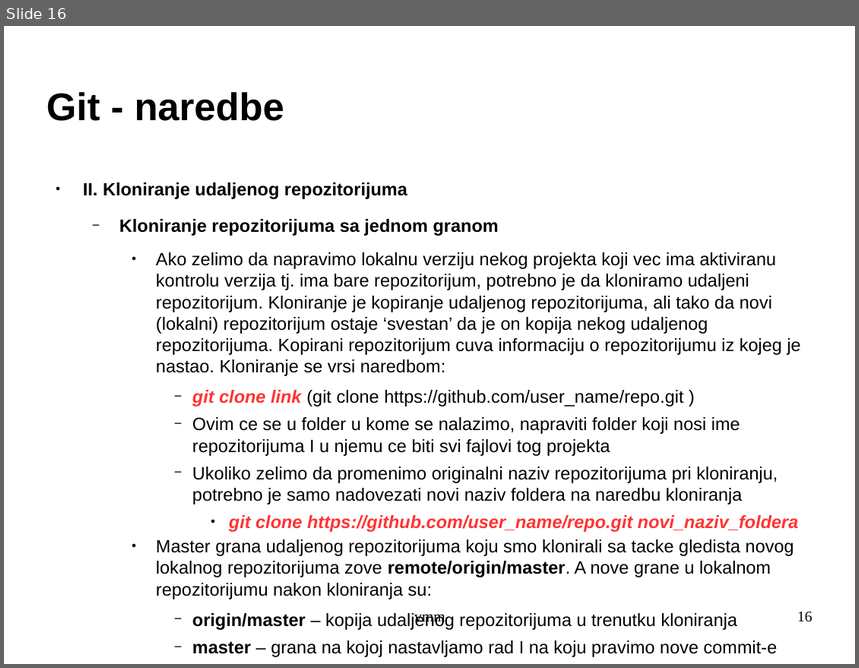
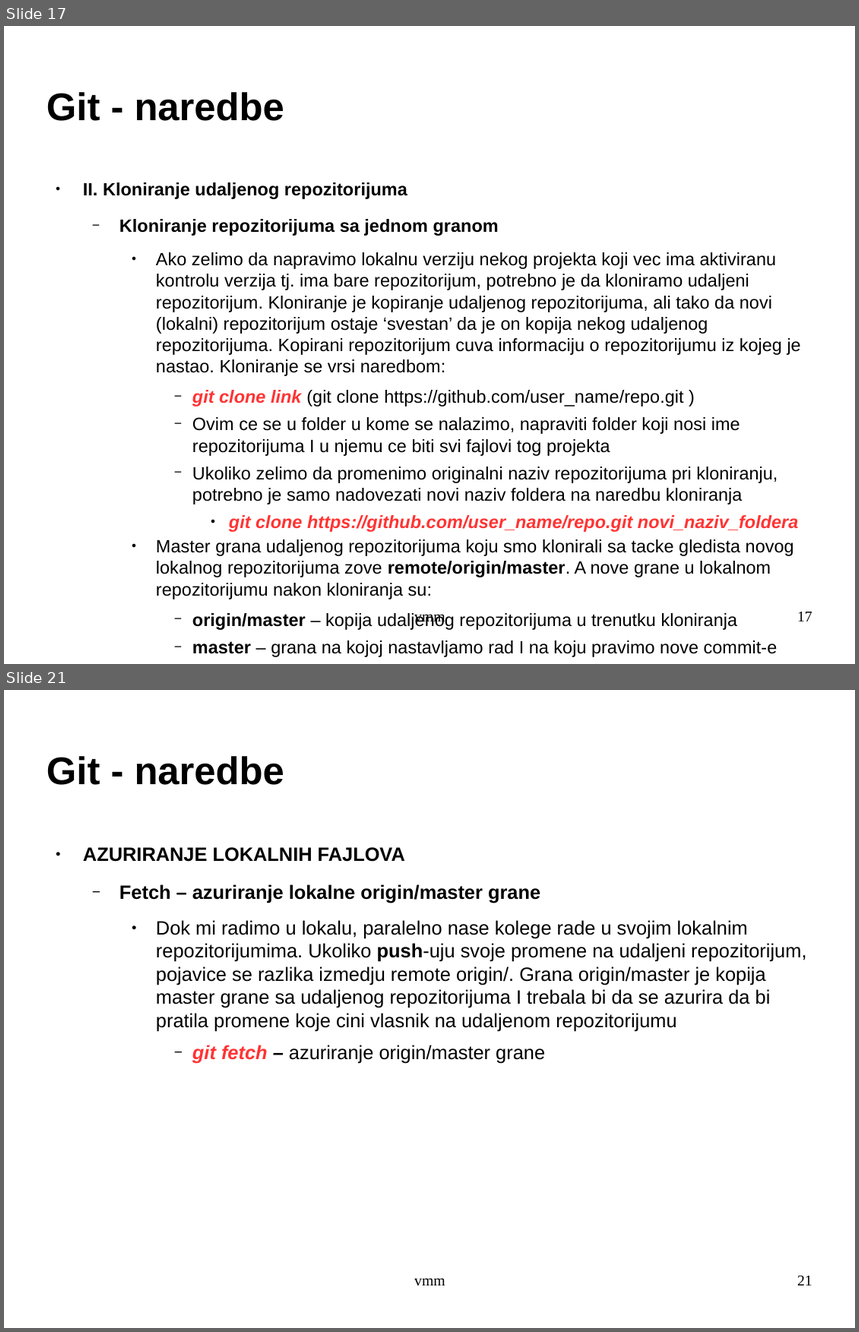
Before and after one commit to archpriestgnu/git_tut, a slide deck: git.odp. Shown one above the other, each under a label of ours: slide 16 before the commit, slides 17 and 21 after it; the slides between them are not shown. The pictures are 859x668 and 859x1332 pixels, drawn with LibreOffice and Linux fonts; fonts in the diff are those of the drawing; background and template pictures are left out. Boxes give left, top, right and bottom in pixels: in the first picture for what was removed or moved away, otherwise in the second. Text is boxed around its words. In the diff, an @@ line names an element or a change of style, - is before the commit and + after.

```diff
--- a/git.odp
+++ b/git.odp
@@ slide 21 added at (4, 690, 855, 1328), background picture (left out) @@
@@ title added at (47, 756, 284, 785), 36 pt, text #000000, bold @@
+Git - naredbe
@@ text added at (83, 847, 807, 1064), 18 pt, text #000000 @@
+● AZURIRANJE LOKALNIH FAJLOVA
+  − Fetch – azuriranje lokalne origin/master grane
+    ● Dok mi radimo u lokalu, paralelno nase kolege rade u svojim lokalnim repozitorijumima. Ukoliko push-uju svoje promene na udaljeni repozitorijum, pojavice se razlika izmedju remote origin/. Grana origin/master je kopija master grane sa udaljenog repozitorijuma I trebala bi da se azurira da bi pratila promene koje cini vlasnik na udaljenom repozitorijumu
+      − git fetch – azuriranje origin/master grane
@@ text added at (414, 1278, 446, 1286), 14 pt, text #000000 @@
+vmm
@@ page number added at (797, 1276, 813, 1286), 14 pt, text #000000 @@
+21
@@ what was slide 16 is now slide 17 @@
@@ page number at (797, 612, 813, 622): text changed @@
-16
+17
```
Also in this commit, not shown: 1 slide changed, 10 other slides added.
